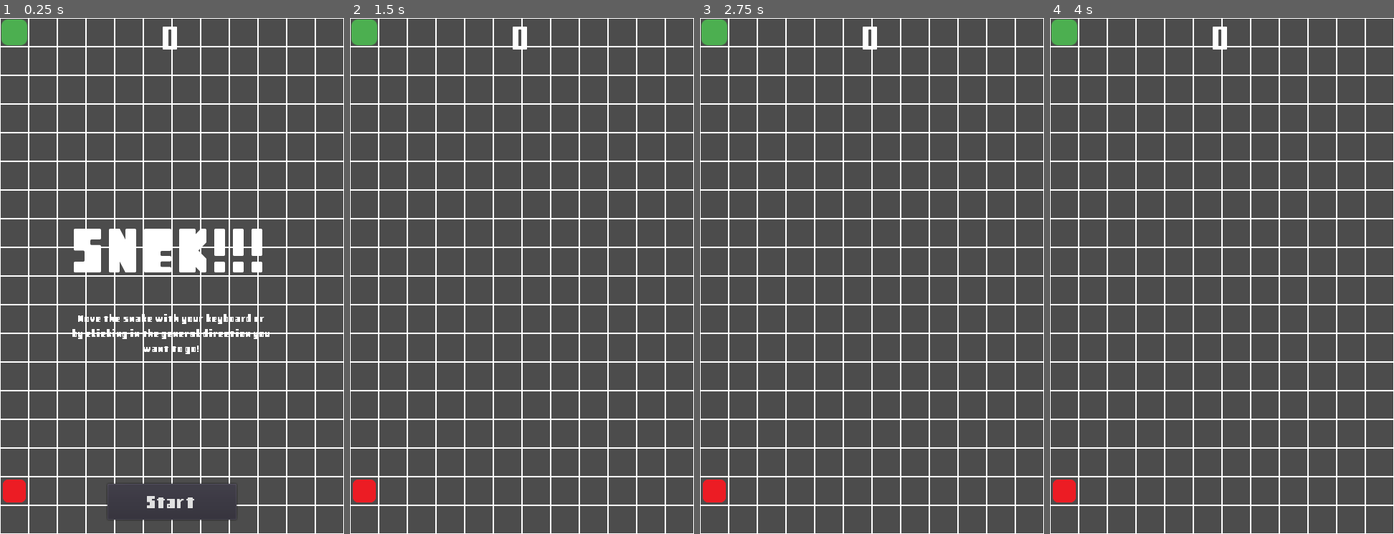
Above: before the commit, frames 1-4 (left to right).
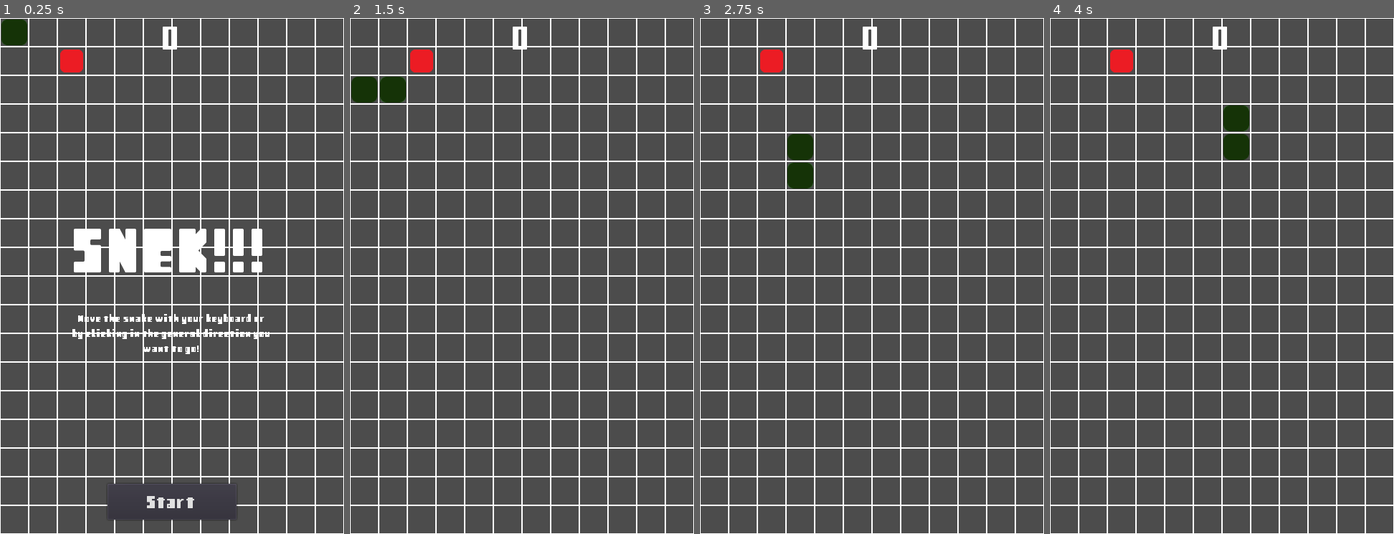
Above: after the commit, the same moments.

Repository: MuckT/snake
Game: Godot game, scene res://Game.tscn
Same seed, same stepped clock (60 frames per second), same inputs: the game is played once before the commit and once after it.
Inputs (mouse positions are in pixels of both pictures, inside the frame that each line leads up to):
- Up to frame 1 (0.25 s): no input
- Up to frame 2 (1.5 s): click "Start" at 0.5 s; move the mouse to (597, 250) at 1.27 s; hold Right (ui_right) from 1.28 s (still down); click (597, 250) at 1.42 s
- Up to frame 3 (2.75 s): move the mouse to (803, 301) at 2.02 s; release Right (ui_right) at 2.03 s; hold Down (ui_down) from 2.03 s (still down)
- Up to frame 4 (4 s): move the mouse to (1256, 162) at 2.77 s; release Down (ui_down) at 2.78 s; hold Right (ui_right) 2.78-3.53 s; move the mouse to (1204, 379) at 3.52 s; hold Up (ui_up) from 3.53 s (still down); click (1204, 379) at 3.67 s

The runs differ from the first frame. In frame 1, 0.9% of the frame differs, in the area x 0-25%, y 0-94%; in frame 2, 1.6%; in frame 3, 1.6%; in frame 4, 1.6%.

Commit message:
feat: add tail movement and tacking

Diff:
--- a/src/Collectible.gd
+++ b/src/Collectible.gd
@@ -3,7 +3,6 @@
 var tile_size = 40
 var tile_x = 12
 var tile_y = 18
-var score = 0
 var Grid
 
 
@@ -38,8 +37,9 @@
 
 
 func _on_Collectible_area_entered(area):
-	#hide the collectible and then place it somewhere else
 	hide()
-#	$CollisionShape2D.set_deferred("disabled",true)
-	score += 1
 	new_collectible()
+#	print("Area name from collectable: ", area.get_parent().name)
+#	if area.get_parent().name.begins_with("Grid"):
+#		#hide the collectible and then place it somewhere else
+#		score += 1
--- a/src/Game.tscn
+++ b/src/Game.tscn
@@ -45,7 +45,7 @@
 position = Vector2( 20, 20 )
 
 [node name="Timer" type="Timer" parent="Grid/Player"]
-wait_time = 3.0
+wait_time = 0.25
 
 [node name="Collectible" type="Area2D" parent="Grid"]
 position = Vector2( 16, 16 )
@@ -65,7 +65,7 @@
 position = Vector2( 200, 200 )
 
 [node name="StartTimer" type="Timer" parent="Grid"]
-wait_time = 2.0
+wait_time = 0.2
 one_shot = true
 
 [node name="HUD" parent="." instance=ExtResource( 7 )]
--- a/src/HUD.gd
+++ b/src/HUD.gd
@@ -19,7 +19,8 @@
 
 
 func _on_Collectible_area_entered(area):
-	score += 1
+	if area.get_parent().name.begins_with("Grid"):
+		score += 1
 	$ScoreLabel.text = str(score)
 
 
--- a/src/Player.gd
+++ b/src/Player.gd
@@ -25,7 +25,7 @@
 var Grid
 var last_direction = Vector2(1,0)
 var last_position = Vector2(0,0)
-var gap = 40
+var gap = 20
 
 # Called when the node enters the scene tree for the first time.
 func _ready():
@@ -33,15 +33,14 @@
 	screen_size = get_viewport_rect().size
 	position = position.snapped(Vector2.ONE * tile_size)
 	position += Vector2.ONE * tile_size/2
-#	set_direction = 'right'
+	set_direction = 'right'
 	Grid = get_parent()
 	var inst = tail.instance()
 	var temp_grid_pos = Grid.world_to_map(position)
-	temp_grid_pos.x -= 1
+#	temp_grid_pos.x -= 1
 	inst.position = Grid.map_to_world(temp_grid_pos)
-	#inst.position.x = clamp(position.x, half_tile_size, screen_size.x - half_tile_size)
-	#inst.position.y = clamp(position.y, half_tile_size, screen_size.y - half_tile_size)
-
+#	#inst.position.x = clamp(position.x, half_tile_size, screen_size.x - half_tile_size)
+#	#inst.position.y = clamp(position.y, half_tile_size, screen_size.y - half_tile_size)
 	add_child(inst)
 
 
@@ -54,15 +53,20 @@
 	# Hold previous positions to check for game end
 	last_position = position
 	last_direction = inputs[dir]
-	print(dir_change)
+#	print(dir_change)
 #    print(last_position)
 	# Change position based on direction
 	var head_pos = position
+#	if dir_change:
+#		for i in range (4,get_child_count()):
+#			get_child(i).add_to_tail(head_pos, inputs[dir])
+	for i in range(get_child_count() - 1, 4, -1):
+#		print(get_child(i).name)
+		get_child(i).global_position = get_child(i - 1).global_position
+		get_child(i).position -= inputs[dir] * tile_size
+	get_child(4).global_position = global_position
+#		print(i)
 	position += inputs[dir] * tile_size
-
-	if dir_change:
-		for i in range (4,get_child_count()):
-			get_child(i).add_to_tail(head_pos, inputs[dir])
 #		var inst = get_child(4)
 #		var temp_grid_pos = Grid.world_to_map(position)
 #		if inputs[dir] == Vector2.RIGHT:
@@ -111,6 +115,8 @@
 func _process(delta):
 	position.x = clamp(position.x, half_tile_size, screen_size.x - half_tile_size)
 	position.y = clamp(position.y, half_tile_size, screen_size.y - half_tile_size)
+	if(last_position == position):
+		print("END GAME")
 
 func start(pos):
 	position = pos
@@ -130,10 +136,12 @@
 		current_direction = set_direction
 	move(current_direction)
 
+
 # Attempting my own tail
 func add_tail():
 	var inst = tail.instance()
 	var prev_tail = get_child(get_child_count() -1 )
+#	print(prev_tail.name)
 	if(prev_tail.name != "head"):
 		inst.cur_dir = prev_tail.cur_dir
 		for i in range(0,prev_tail.pos_array.size()):
@@ -147,4 +155,7 @@
 
 
 func _on_Collectible_area_entered(area):
-	add_tail() # Replace with function body.
+	if area.get_parent().name.begins_with("Grid"):
+		print("Add Tail")
+		add_tail()
+	print("Collide: ", area.get_parent().name)
--- a/src/Tail.gd
+++ b/src/Tail.gd
@@ -5,11 +5,15 @@
 var cur_dir = Vector2()
 
 func _process(delta):
+#	print(pos_array)
+#	print("global position: ", global_position)
 	if(directions.size() > 0):
-		if(position == pos_array[0]):
+		if(global_position.distance_squared_to(pos_array[0]) < 0.01):
 			cur_dir = directions[0]
+			print("calling remove from tail")
 			remove_from_tail()
 	position += cur_dir/2
+#	print("position after: ", position)
 
 func remove_from_tail():
 	directions.pop_front()
@@ -20,6 +24,15 @@
 	pos_array.append(head_pos)
 	directions.append(dir)
 
-func _on_tail_area_entered(area):
-	if(area.name == "head"):
-		get_tree().reload_current_scene()
+#func _on_tail_area_entered(area):
+#	if(area.name == "head"):
+#		get_tree().reload_current_scene()
+
+
+func _on_Tail_area_entered(area):
+	print("Area name from tail: ", area.get_parent().name)
+	if area.get_parent().name.begins_with("Player"):
+		print("Tail Impact")
+	pass
+
+#	emit_signal("end_game")
--- a/src/Tail.tscn
+++ b/src/Tail.tscn
@@ -19,3 +19,4 @@
 
 [node name="CollisionShape2D" type="CollisionShape2D" parent="."]
 shape = SubResource( 1 )
+[connection signal="area_entered" from="." to="." method="_on_Tail_area_entered"]
